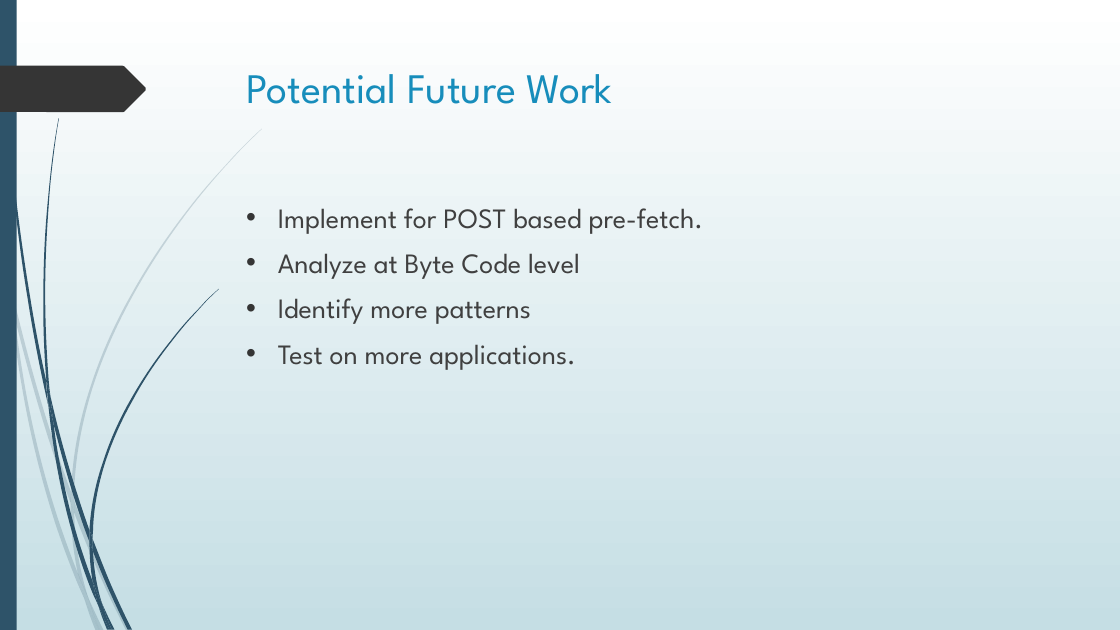
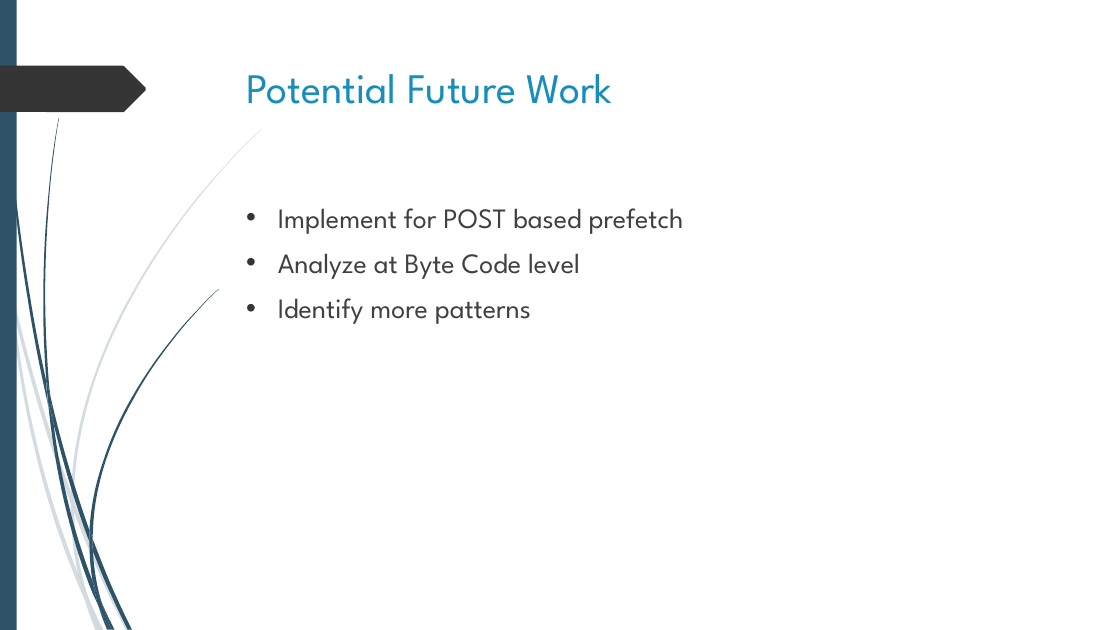
Before and after one commit to shahamish150294/PrefetchProcrastinatorAndroid, a slide deck: slide 15 of Prefetch Procrastinator Final Presentation.pptx (slide 21 before the commit). Drawn at 1120x630 pixels with LibreOffice and Linux fonts; fonts in the diff are those of the drawing. Boxes give left, top, right and bottom in pixels: in the first picture for what was removed or moved away, otherwise in the second. Text is boxed around its words. In the diff, an @@ line names an element or a change of style, - is before the commit and + after.

```diff
--- a/Prefetch Procrastinator Final Presentation.pptx
+++ b/Prefetch Procrastinator Final Presentation.pptx
@@ background gradient #FFFFFF to #C5DEE5 to #FFFFFF @@
@@ text at (278, 208, 684, 234): text changed @@
-• Implement for POST based pre-fetch.
+• Implement for POST based prefetch
@@ text at (278, 344, 576, 370): paragraph removed @@
-• Test on more applications.
```
Also in this commit, not shown: 14 other slides changed, 6 slides removed.
